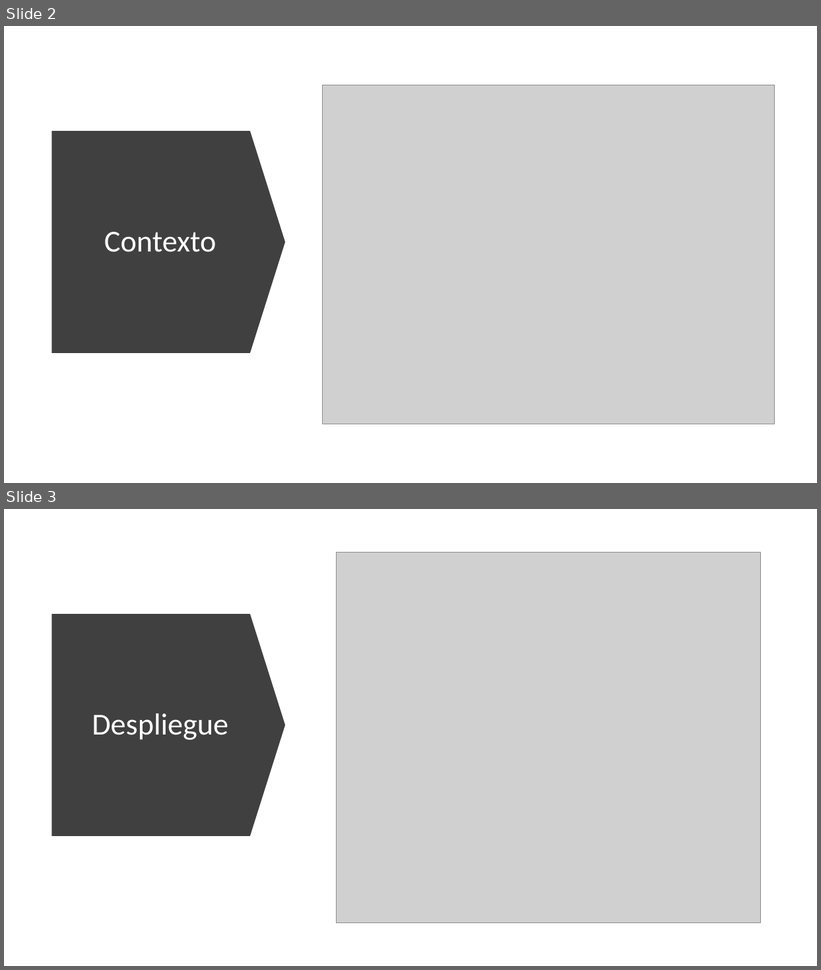
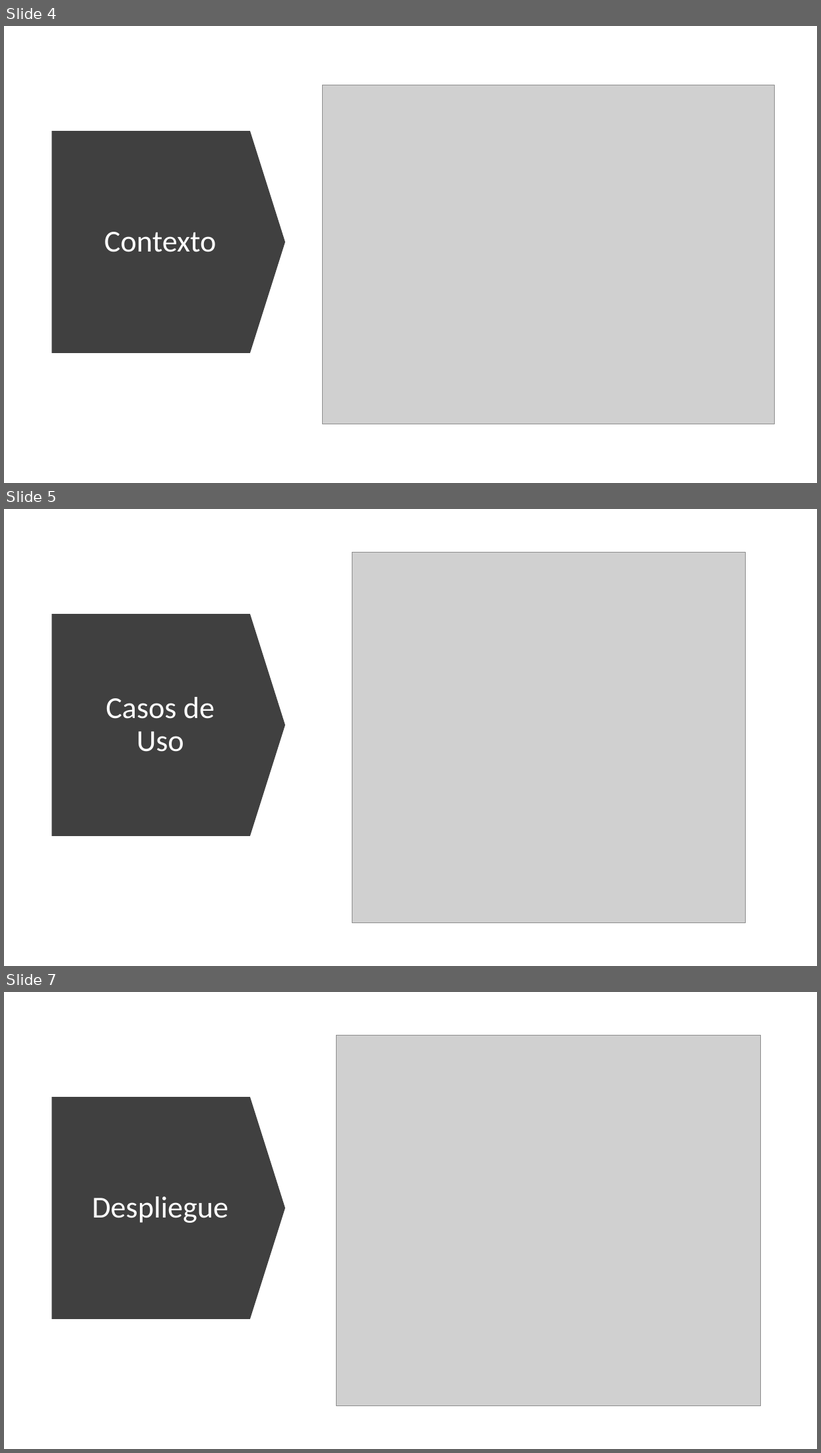
Before and after one commit to AISS-2021-L6-G02/AISS-2021-L6-G02, a slide deck: Documentos/NuestraDocumentacion/presentacion openapi.pptx. Shown one above the other, each under a label of ours: slides 2 and 3 before the commit, slides 4, 5 and 7 after it; the slides between them are not shown. The pictures are 821x970 and 821x1453 pixels, drawn with LibreOffice and Linux fonts; fonts in the diff are those of the drawing; grey boxes stand for pictures. Boxes give left, top, right and bottom in pixels: in the first picture for what was removed or moved away, otherwise in the second. Text is boxed around its words. In the diff, an @@ line names an element or a change of style, - is before the commit and + after.

Commit message:
change powerpoint

```diff
--- a/Documentos/NuestraDocumentacion/presentacion openapi.pptx
+++ b/Documentos/NuestraDocumentacion/presentacion openapi.pptx
@@ slide 5 added at box(4, 509, 817, 966), background #FFFFFF @@
@@ picture added at box(352, 552, 745, 923) @@
@@ down arrow added at box(52, 614, 286, 836), fill #404040 @@
@@ title added at box(106, 697, 215, 752), 36 pt, text #FFFFFF @@
+Casos de Uso
@@ what was slide 2 is now slide 4 @@
@@ what was slide 3 is now slide 7 @@
```
Also in this commit, not shown: 3 other slides added.
